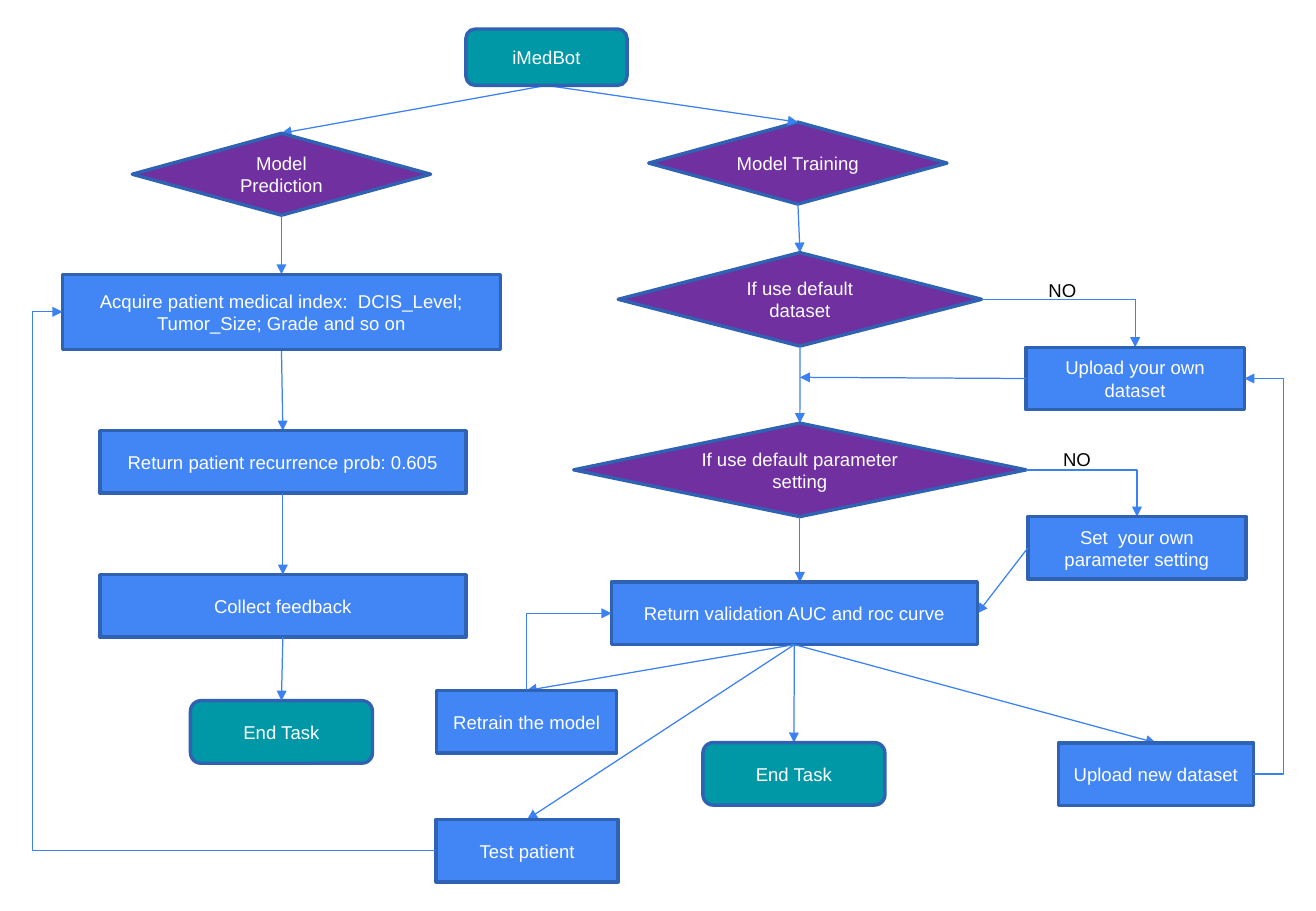
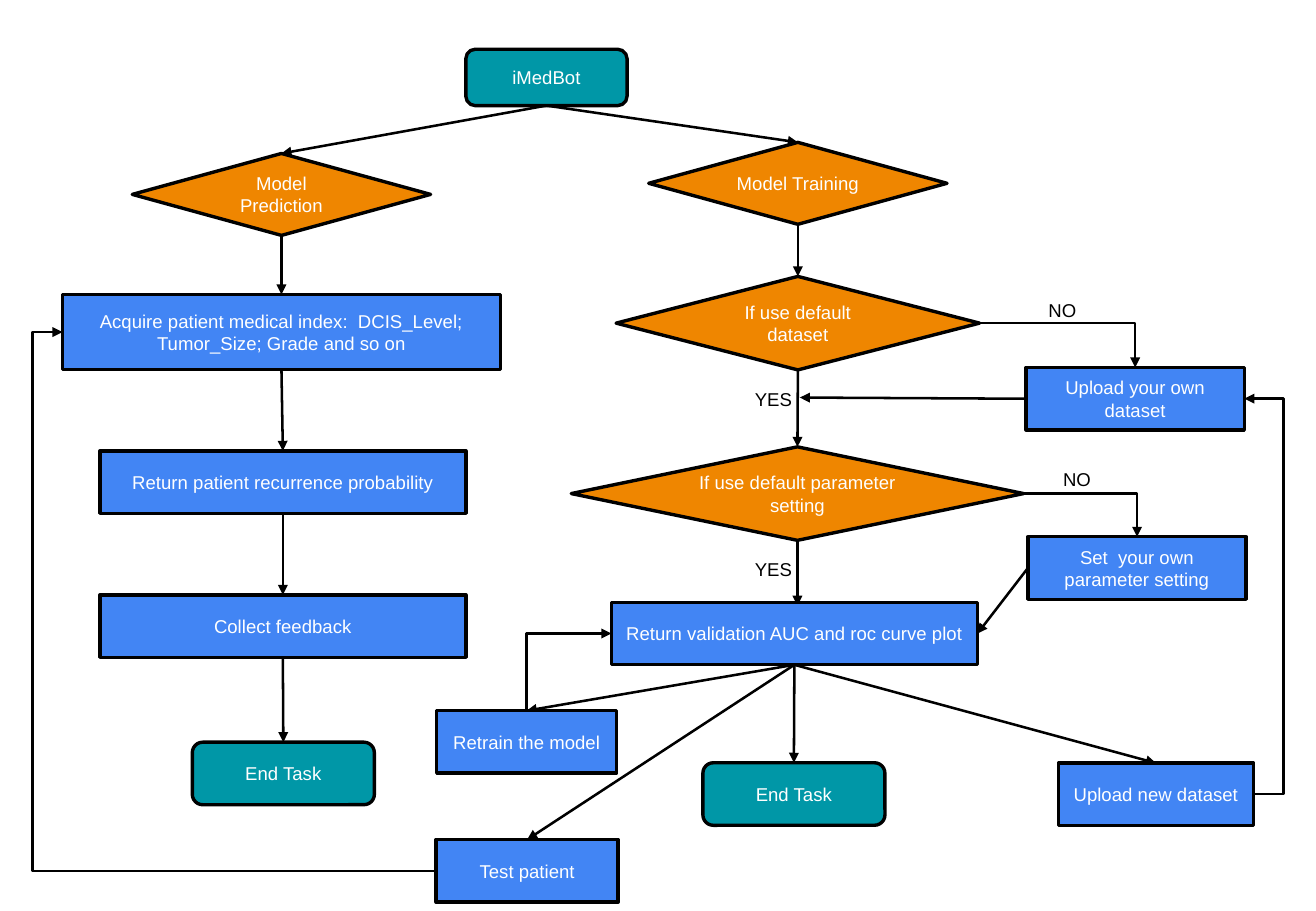
Before and after one commit to XiaJiang-2/iMed, a slide deck: slide 4 of docs/Manuscript/Figures/iMedBotStructure.pptx (slide 3 before the commit). Drawn at 1316x911 pixels with LibreOffice and Linux fonts; fonts in the diff are those of the drawing. Boxes give left, top, right and bottom in pixels: in the first picture for what was removed or moved away, otherwise in the second. Text is boxed around its words. In the diff, an @@ line names an element or a change of style, - is before the commit and + after.

```diff
--- a/docs/Manuscript/Figures/iMedBotStructure.pptx
+++ b/docs/Manuscript/Figures/iMedBotStructure.pptx
@@ arrow (547, 106) - (282, 153): stroke #3C81F3 0.75 pt to #000000 1.5 pt @@
@@ arrow (547, 106) - (798, 142): stroke #3C81F3 0.75 pt to #000000 1.5 pt @@
@@ arrow (282, 236) - (282, 294): stroke #3C81F3 0.75 pt to #000000 1.5 pt @@
@@ 12 arrows, 9 rectangles, 3 elbow arrows, 2 diamonds, 2 texts, 2 rounded rectangles: place and size @@
-12 arrows, 9 rectangles, 3 elbow arrows, 2 diamonds, 2 texts, 2 rounded rectangles at [33, 29, 1284, 882]
+12 arrows, 9 rectangles, 3 elbow arrows, 2 diamonds, 2 texts, 2 rounded rectangles at [33, 50, 1284, 902]
@@ arrow (798, 225) - (798, 277): stroke #3C81F3 0.75 pt to #000000 1.5 pt @@
@@ elbow arrow moved from (982, 299) - (1136, 348) to (979, 323) - (1136, 368) @@
@@ elbow arrow (979, 323) - (1136, 368): stroke #3C81F3 0.75 pt to #000000 1.5 pt @@
@@ elbow arrow (436, 871) - (62, 332): stroke #3C81F3 0.75 pt to #000000 1.5 pt @@
@@ arrow (282, 369) - (283, 451): stroke #3C81F3 0.75 pt to #000000 1.5 pt @@
@@ arrow (798, 371) - (797, 447): stroke #3C81F3 0.75 pt to #000000 1.5 pt @@
@@ text added at [755, 393, 792, 406], 11 pt, text #000000 @@
+YES
@@ arrow (1027, 399) - (800, 397): stroke #3C81F3 0.75 pt to #000000 1.5 pt @@
@@ elbow arrow (1254, 795) - (1244, 399): stroke #3C81F3 0.75 pt to #000000 1.5 pt @@
@@ fill #7030A0 to #EF8600; outline #3162B5 2 pt to #000000 2 pt in 4 elements at [132, 153, 431, 235], [649, 142, 948, 224], [616, 277, 979, 371], [571, 447, 1023, 541] @@
@@ outline #3162B5 2 pt to #000000 2 pt in 12 elements at [62, 294, 501, 369], [1058, 763, 1254, 825], [436, 840, 619, 902], [1027, 368, 1246, 430], [467, 50, 628, 106], [100, 595, 465, 657], [1028, 537, 1247, 599], [436, 711, 616, 773], [704, 763, 886, 825], [192, 742, 374, 804], [611, 603, 977, 665], [100, 451, 465, 513] @@
@@ text in rectangle at [132, 475, 433, 493]: text changed @@
-Return patient recurrence prob: 0.605
+Return patient recurrence probability
@@ 2 diamonds, 2 arrows, 1 elbow arrow: place and size @@
-2 diamonds, 2 arrows, 1 elbow arrow at [574, 253, 1137, 582]
+2 diamonds, 2 arrows, 1 elbow arrow at [571, 277, 1137, 606]
@@ elbow arrow (1024, 493) - (1137, 537): stroke #3C81F3 0.75 pt to #000000 1.5 pt @@
@@ arrow (283, 514) - (283, 595): stroke #3C81F3 0.75 pt to #000000 1.5 pt @@
@@ text added at [755, 563, 792, 576], 11 pt, text #000000 @@
+YES
@@ arrow (797, 541) - (797, 606): stroke #3C81F3 0.75 pt to #000000 1.5 pt @@
@@ arrow (1028, 569) - (978, 634): stroke #3C81F3 0.75 pt to #000000 1.5 pt @@
@@ text in rectangle at [626, 626, 962, 644]: text changed @@
-Return validation AUC and roc curve
+Return validation AUC and roc curve plot
@@ arrow moved from (283, 638) - (282, 701) to (283, 657) - (283, 742) @@
@@ arrow (283, 657) - (283, 742): stroke #3C81F3 0.75 pt to #000000 1.5 pt @@
@@ elbow arrow (527, 711) - (611, 634): stroke #3C81F3 0.75 pt to #000000 1.5 pt @@
@@ arrow (795, 665) - (527, 840): stroke #3C81F3 0.75 pt to #000000 1.5 pt @@
@@ arrow (795, 665) - (527, 711): stroke #3C81F3 0.75 pt to #000000 1.5 pt @@
@@ arrow (795, 665) - (1157, 763): stroke #3C81F3 0.75 pt to #000000 1.5 pt @@
@@ arrow (795, 665) - (795, 763): stroke #3C81F3 0.75 pt to #000000 1.5 pt @@
@@ rounded rectangle "End Task": place and size @@
-rounded rectangle "End Task" at [191, 701, 373, 763]
+rounded rectangle "End Task" at [192, 742, 374, 804]
```
Also in this commit, not shown: 1 other slide changed, 1 slide added, 2 other files.
